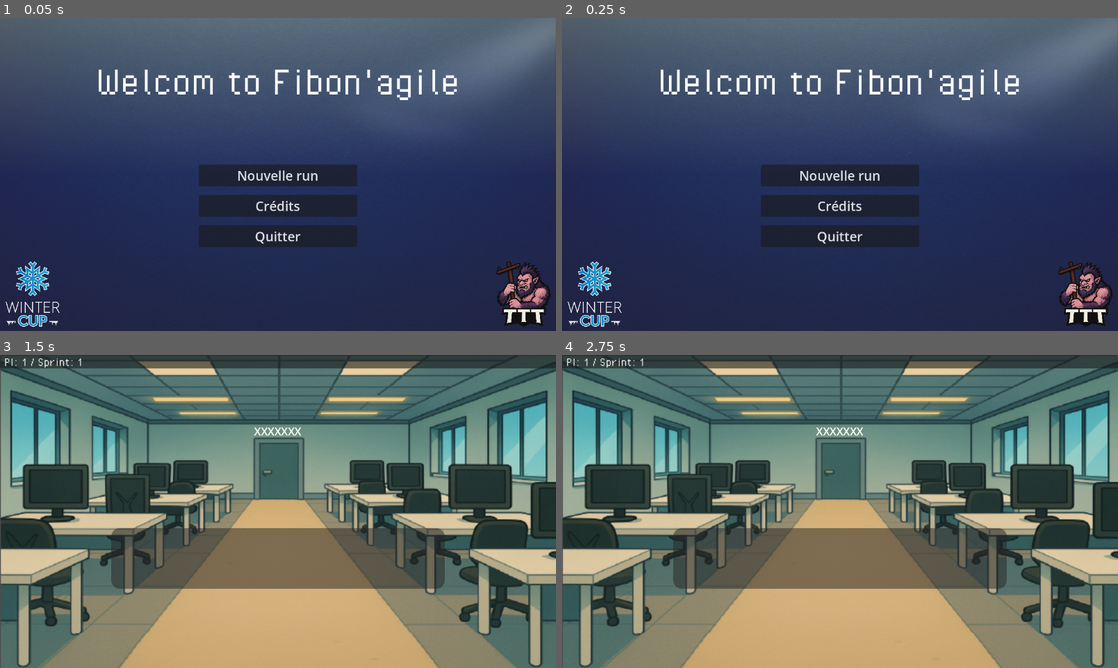
Above: before the commit, frames 1-4 (two rows, left to right).
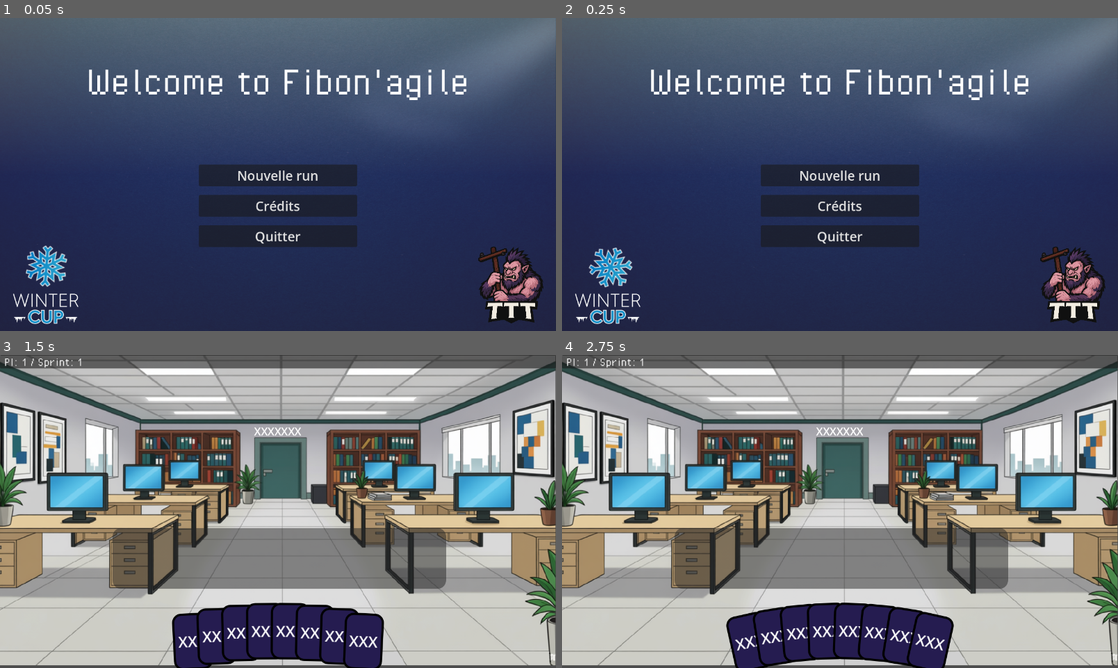
Above: after the commit, the same moments.

Repository: mattBlanchart/fibon-agile
Game: Godot game, scene res://scenes/title_screen.tscn
Two runs of this game, one before a commit and one after it. Both use one fixed random seed, a clock stepped at 60 frames per second and the inputs below.
Inputs (mouse positions are in pixels of both pictures, inside the frame that each line leads up to):
- Up to frame 1 (0.05 s): no input
- Up to frame 2 (0.25 s): no input
- Up to frame 3 (1.5 s): click "Nouvelle run" at 0.5 s; click "Skip" at 1.25 s
- Up to frame 4 (2.75 s): tap Enter at 2 s; move the mouse to (962, 495) at 2.02 s; click (962, 495) at 2.17 s

The runs differ from the first frame. In frame 1, 5.5% of the frame differs, in the area x 1-100%, y 16-99%; in frame 2, 5.6%; in frame 3, 92%, in the area x 0-100%, y 0-100%; in frame 4, 92%.

Commit message:
changement welcome scene

Diff:
--- a/scenes/sprint_battle.tscn
+++ b/scenes/sprint_battle.tscn
@@ -1,9 +1,10 @@
-[gd_scene load_steps=6 format=3 uid="uid://c78nhjhmnpocm"]
+[gd_scene load_steps=7 format=3 uid="uid://c78nhjhmnpocm"]
 
-[ext_resource type="Texture2D" uid="uid://nllvcsxp1si6" path="res://assets/imgs/bg.png" id="1_3dxsk"]
 [ext_resource type="Script" uid="uid://chhalua7j3yg1" path="res://scripts/scenes/sprint_battle.gd" id="1_tg86f"]
+[ext_resource type="Texture2D" uid="uid://djb82wtjelyrj" path="res://assets/imgs/bg_battle.png" id="2_tg86f"]
 [ext_resource type="FontFile" uid="uid://xrjhvgbsp2gg" path="res://assets/font/PixelOperator.ttf" id="2_uaw8p"]
 [ext_resource type="Script" uid="uid://cu5lwgr7hky3w" path="res://scripts/props/ArcContainer.gd" id="3_uaw8p"]
+[ext_resource type="PackedScene" uid="uid://cnxqp4fmb5le7" path="res://scenes/props/card.tscn" id="5_h84mx"]
 
 [sub_resource type="StyleBoxFlat" id="StyleBoxFlat_uaw8p"]
 bg_color = Color(0.14406255, 0.14406255, 0.14406255, 0.5019608)
@@ -33,7 +34,7 @@
 anchor_bottom = 1.0
 grow_horizontal = 2
 grow_vertical = 2
-texture = ExtResource("1_3dxsk")
+texture = ExtResource("2_tg86f")
 expand_mode = 1
 stretch_mode = 5
 metadata/_edit_lock_ = true
@@ -79,6 +80,10 @@
 anchor_top = 0.65
 anchor_right = 0.8
 anchor_bottom = 0.65
+offset_left = 3.0
+offset_top = -70.0
+offset_right = 3.0
+offset_bottom = 70.00003
 grow_horizontal = 2
 grow_vertical = 2
 theme_override_styles/panel = SubResource("StyleBoxFlat_uaw8p")
@@ -104,3 +109,27 @@
 grow_horizontal = 2
 grow_vertical = 0
 script = ExtResource("3_uaw8p")
+
+[node name="Card" parent="HandArea" instance=ExtResource("5_h84mx")]
+layout_mode = 1
+
+[node name="Card2" parent="HandArea" instance=ExtResource("5_h84mx")]
+layout_mode = 1
+
+[node name="Card3" parent="HandArea" instance=ExtResource("5_h84mx")]
+layout_mode = 1
+
+[node name="Card4" parent="HandArea" instance=ExtResource("5_h84mx")]
+layout_mode = 1
+
+[node name="Card5" parent="HandArea" instance=ExtResource("5_h84mx")]
+layout_mode = 1
+
+[node name="Card6" parent="HandArea" instance=ExtResource("5_h84mx")]
+layout_mode = 1
+
+[node name="Card7" parent="HandArea" instance=ExtResource("5_h84mx")]
+layout_mode = 1
+
+[node name="Card8" parent="HandArea" instance=ExtResource("5_h84mx")]
+layout_mode = 1
--- a/scenes/title_screen.tscn
+++ b/scenes/title_screen.tscn
@@ -1,10 +1,12 @@
-[gd_scene load_steps=6 format=3 uid="uid://bmnsqxlqsrsdk"]
+[gd_scene load_steps=8 format=3 uid="uid://bmnsqxlqsrsdk"]
 
 [ext_resource type="Script" uid="uid://dyfmyts0a817f" path="res://scripts/scenes/title_screen.gd" id="1_4l16e"]
 [ext_resource type="Texture2D" uid="uid://dctckjcifh84m" path="res://assets/imgs/background.png" id="1_8k5og"]
 [ext_resource type="FontFile" uid="uid://xrjhvgbsp2gg" path="res://assets/font/PixelOperator.ttf" id="1_ch40n"]
 [ext_resource type="Texture2D" uid="uid://dpuwue1lxd3b3" path="res://assets/imgs/logo_ttt.png" id="2_dfj8j"]
-[ext_resource type="Texture2D" uid="uid://7akuuext4onx" path="res://assets/imgs/logo_wintercup.png" id="4_4l16e"]
+[ext_resource type="Texture2D" uid="uid://b2gey3w8ba2bm" path="res://assets/imgs/logo_flocon.png" id="4_e54dn"]
+[ext_resource type="Texture2D" uid="uid://drhv7jytyuq46" path="res://assets/imgs/logo_titre.png" id="5_3yumr"]
+[ext_resource type="Script" uid="uid://3bbu6cyao512" path="res://scripts/props/AnimatedFlocon.gd" id="5_cs5ya"]
 
 [node name="TitleScreen" type="Control"]
 layout_mode = 3
@@ -40,7 +42,7 @@
 grow_vertical = 2
 theme_override_fonts/font = ExtResource("1_ch40n")
 theme_override_font_sizes/font_size = 100
-text = "Welcom to Fibon'agile"
+text = "Welcome to Fibon'agile"
 horizontal_alignment = 1
 
 [node name="Controller" type="VBoxContainer" parent="."]
@@ -79,20 +81,32 @@
 anchor_top = 1.0
 anchor_right = 1.0
 anchor_bottom = 1.0
-offset_top = -160.0
-offset_bottom = -10.0
+offset_top = -208.0
+offset_bottom = -4.0
 grow_horizontal = 2
 grow_vertical = 0
 alignment = 1
 
-[node name="Logo_WinterCup" type="TextureRect" parent="HBoxContainer"]
-custom_minimum_size = Vector2(150, 150)
+[node name="Spacer2" type="TextureRect" parent="HBoxContainer"]
+custom_minimum_size = Vector2(25, 0)
 layout_mode = 2
-texture = ExtResource("4_4l16e")
-expand_mode = 1
-stretch_mode = 5
+expand_mode = 3
 
-[node name="Empty" type="TextureRect" parent="HBoxContainer"]
+[node name="VBoxContainer" type="VBoxContainer" parent="HBoxContainer"]
+layout_mode = 2
+alignment = 1
+
+[node name="Flocon" type="TextureRect" parent="HBoxContainer/VBoxContainer"]
+custom_minimum_size = Vector2(75, 100)
+layout_mode = 2
+texture = ExtResource("4_e54dn")
+script = ExtResource("5_cs5ya")
+
+[node name="WinterCup" type="TextureRect" parent="HBoxContainer/VBoxContainer"]
+layout_mode = 2
+texture = ExtResource("5_3yumr")
+
+[node name="Spacer" type="TextureRect" parent="HBoxContainer"]
 layout_mode = 2
 size_flags_horizontal = 3
 
@@ -103,6 +117,11 @@
 expand_mode = 1
 stretch_mode = 5
 
+[node name="Spacer3" type="TextureRect" parent="HBoxContainer"]
+custom_minimum_size = Vector2(25, 0)
+layout_mode = 2
+expand_mode = 3
+
 [connection signal="pressed" from="Controller/NewGame" to="." method="_on_new_game_pressed"]
 [connection signal="pressed" from="Controller/Credits" to="." method="_on_credits_pressed"]
 [connection signal="pressed" from="Controller/Quit" to="." method="_on_quit_pressed"]
--- /dev/null
+++ b/scripts/props/AnimatedFlocon.gd
@@ -0,0 +1,8 @@
+extends TextureRect
+
+@export var rotation_speed: float = 90.0 # degrees per second
+func _ready():
+	pivot_offset = size * 0.65
+
+func _process(delta: float) -> void:
+	rotation_degrees += rotation_speed * delta
Binary file added: assets/imgs/bg_battle.png
Not shown, added: assets/imgs/bg_battle.png.import
Binary file added: assets/imgs/logo_flocon.png
Not shown, added: assets/imgs/logo_flocon.png.import
Binary file added: assets/imgs/logo_titre.png
Not shown, changed: assets/imgs/logo_titre.png.import
Binary file removed: assets/imgs/logo_wintercup.png
Not shown, added: scripts/props/AnimatedFlocon.gd.uid
